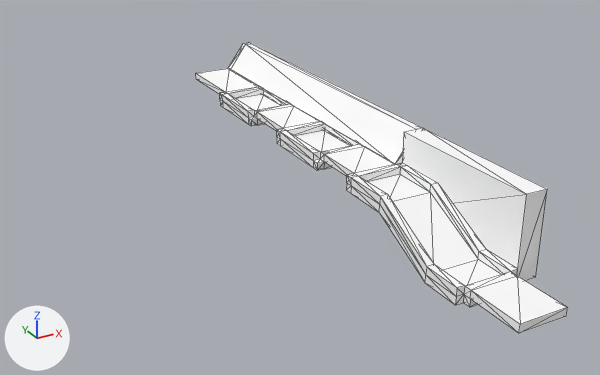
What one commit did to the OBJ model scenes/lvl2/PhysicsDemoGeo.obj.
Before and after are seen from a 50 mm lens placed at (-68.3, -110.9, 50.8), pointed at (-6.9, 0.9, -5.1). Arrows for +X, +Y and +Z are at lower left; the lights stay in place. Mesh edges are drawn as thin lines. Where no turn or scale is listed for an object, it has been applied to the vertices.

Names of what the first picture shows: 'PhysicsDemoGeo'.
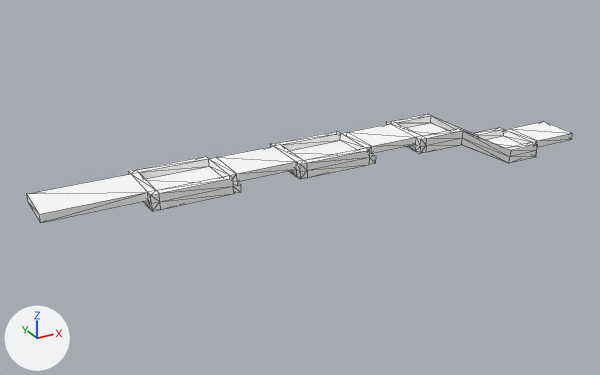
What differs and where, as boxes (x1, y1, x2, y2) in the pictures (600 x 375 px; the box of a moved part takes in the faces that stretch with it):
'PhysicsDemoGeo', reshaped (47% wider, 62% shorter): before (196, 43, 568, 333); after (27, 114, 573, 223)
part 1 of me_physicsdemogeo, moved or reshaped: before (196, 69, 568, 333); after (27, 114, 573, 223)
part 2 of me_physicsdemogeo, deleted: before (228, 43, 422, 164)
part 3 of me_physicsdemogeo, deleted: before (403, 128, 547, 281)

Diff of the bpy script that builds the scene:
```diff
--- a/scenes/lvl2/PhysicsDemoGeo.obj.py
+++ b/scenes/lvl2/PhysicsDemoGeo.obj.py
@@ me_physicsdemogeo @@
 me_physicsdemogeo.from_pydata(...)  # 192 vertices, 384 faces; spans x -6.4..7.5, y -49.9..49.9, z -6.2..7.3
 # used by ob_physicsdemogeo; location = (0.0, 0.0, 0.0)
+# me_physicsdemogeo part 1: the loose piece of 166 vertices spanning x -6.4..3.9, y -49.9..49.9, z -6.2..2.2 is turned 90 degrees about the z axis through its middle, then moved by (1.0, -0.6, 0.0)
+# me_physicsdemogeo part 2: the loose piece of 18 vertices spanning x 2.3..7.5, y -12.9..49.9, z 0.9..7.3 is deleted
+# me_physicsdemogeo part 3: the loose piece of 8 vertices spanning x 3.9..7.4, y -39.7..-12.8, z -5.8..7.3 is deleted
 me_physicsdemogeo.materials.append(mat_mat)
```
